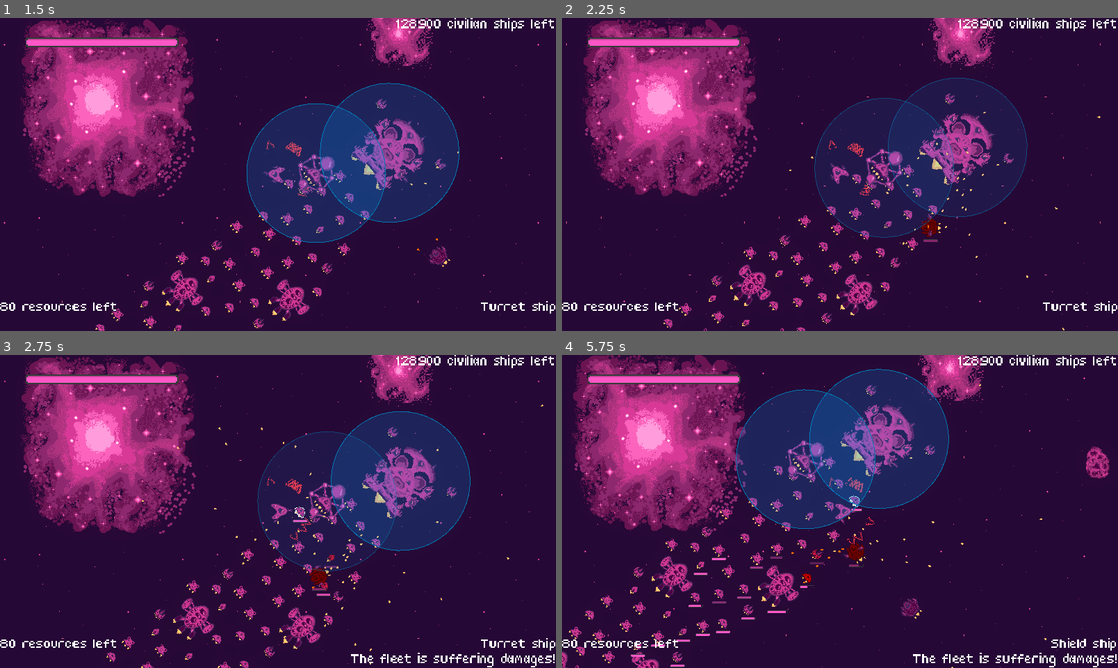
Above: before the commit, frames 1-4 (two rows, left to right).
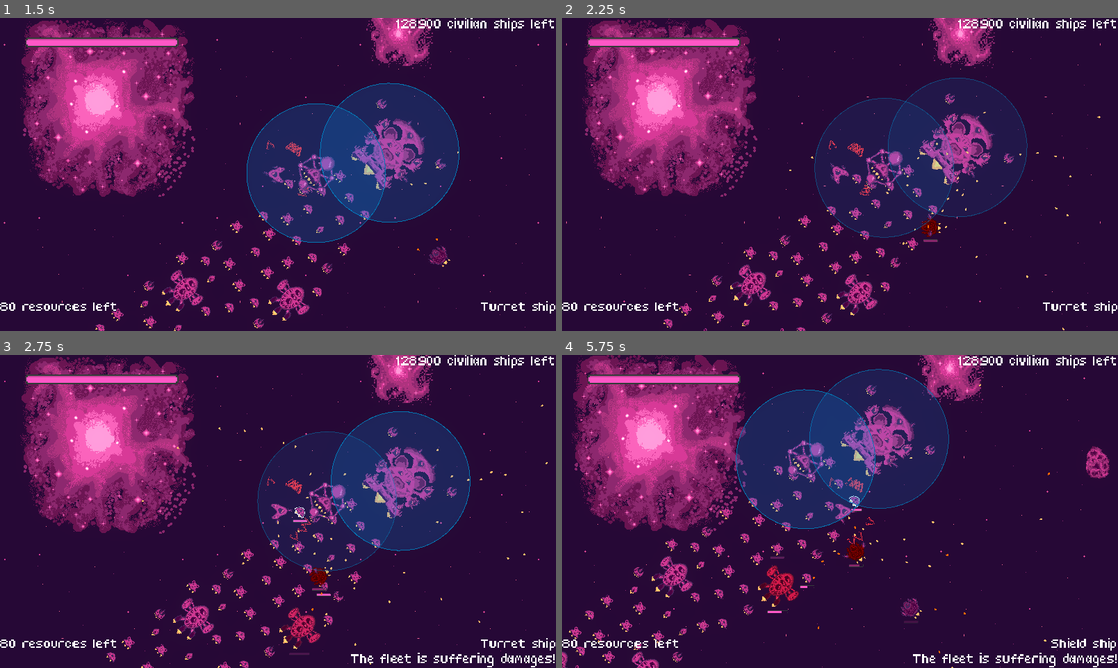
Above: after the commit, the same moments.

Repository: bear-minimum-studio/space-bear
Game: Godot game, scene res://Game.tscn
Two runs of this game, one before a commit and one after it. Both use one fixed random seed, a clock stepped at 60 frames per second and the inputs below.
Inputs:
- Up to frame 1 (1.5 s): tap Enter (upgrade) at 0.5 s; hold Right (turn_right) 0.53-1.28 s; hold X (cycle_selection) 0.53-1.28 s; hold Ctrl (brake) from 1.28 s (still down); tap Down (decelerate) at 1.35 s
- Up to frame 2 (2.25 s): release Ctrl (brake) at 2.03 s; hold Right (turn_right) from 2.03 s (still down); hold Space (fire) from 2.03 s (still down)
- Up to frame 3 (2.75 s): keep holding Right (turn_right); keep holding Space (fire)
- Up to frame 4 (5.75 s): release Right (turn_right) at 2.78 s; release Space (fire) at 2.78 s; hold Up (accelerate) 2.78-3.53 s; tap G (grappling_hook) at 2.85 s; hold F (turret_fire) 3.53-4.28 s; hold Left (turn_left) 3.53-5.03 s; tap X (cycle_selection) at 4.35 s; hold Ctrl (brake) from 5.03 s (still down); tap Down (decelerate) at 5.1 s

Frame 1 is identical in both runs. In frame 2, less than 0.1% of the frame differs, in the area x 71-92%, y 42-70%; in frame 3, 0.6%; in frame 4, 1.0%, in the area x 12-88%, y 4-100%.

Commit message:
feat: add rotation range to turrets

Diff:
--- a/npc/AutoTurret.gd
+++ b/npc/AutoTurret.gd
@@ -7,6 +7,8 @@
 		if collision_shape_2d != null:
 			collision_shape_2d.shape.radius = turret_range
 		queue_redraw()
+
+@onready var default_rotation = rotation
 
 var target : Node2D = null
 
@@ -29,7 +31,7 @@
 
 	_set_target()
 	if target == null:
-		rotation_target = 0
+		rotation_target = default_rotation
 		return
 
 	var direction_to_target = (target.global_position - global_position).normalized()
--- a/npc/Turret.gd
+++ b/npc/Turret.gd
@@ -20,6 +20,8 @@
 	BulletType.ALLY: "enemy"
 }
 
+
+@export_range(0, PI, PI/32) var rotation_range: float = PI
 @export_range(0.1,10.0,0.1,"or_greater") var rotation_speed = 5.0
 
 @export_range(50.0,1000.0,50.0,"or_greater") var bullet_speed : float = 500.0
@@ -30,7 +32,12 @@
 
 @onready var nozzle = $Nozzle
 
-@onready var rotation_target: float = rotation
+@onready var rotation_target: float = 0:
+	set(new_rotation_target):
+		new_rotation_target = fmod(new_rotation_target, PI)
+		new_rotation_target = max(min(new_rotation_target, rotation_range), -rotation_range)
+		rotation_target = new_rotation_target
+
 
 var shooter : PhysicsBody2D = null
 
--- a/npc/civilians/TurretShip.tscn
+++ b/npc/civilians/TurretShip.tscn
@@ -29,3 +29,4 @@
 
 [node name="Turret" parent="Turrets" index="0" instance=ExtResource("4_273rr")]
 bullet_type = 1
+rotation_range = null
--- a/npc/enemies/Enemy.tscn
+++ b/npc/enemies/Enemy.tscn
@@ -15,9 +15,11 @@
 
 [node name="Turret" parent="Turrets" index="0" instance=ExtResource("3_1eig1")]
 position = Vector2(2.08165e-12, 25)
+rotation_range = null
 
 [node name="Turret2" parent="Turrets" index="1" instance=ExtResource("3_1eig1")]
 position = Vector2(2.08165e-12, -25)
+rotation_range = null
 
 [node name="Behavior" parent="." index="8"]
 script = ExtResource("2_vut8c")
